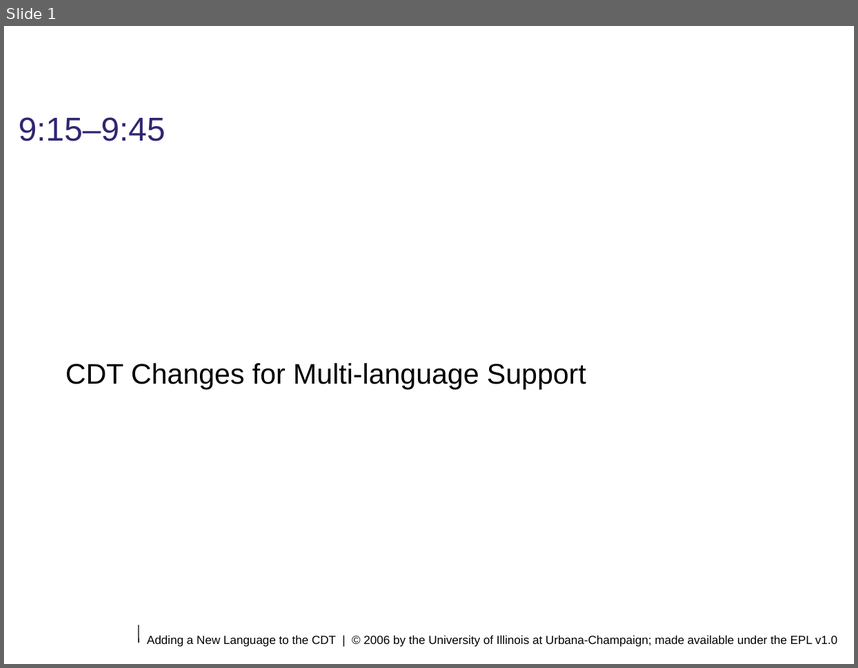
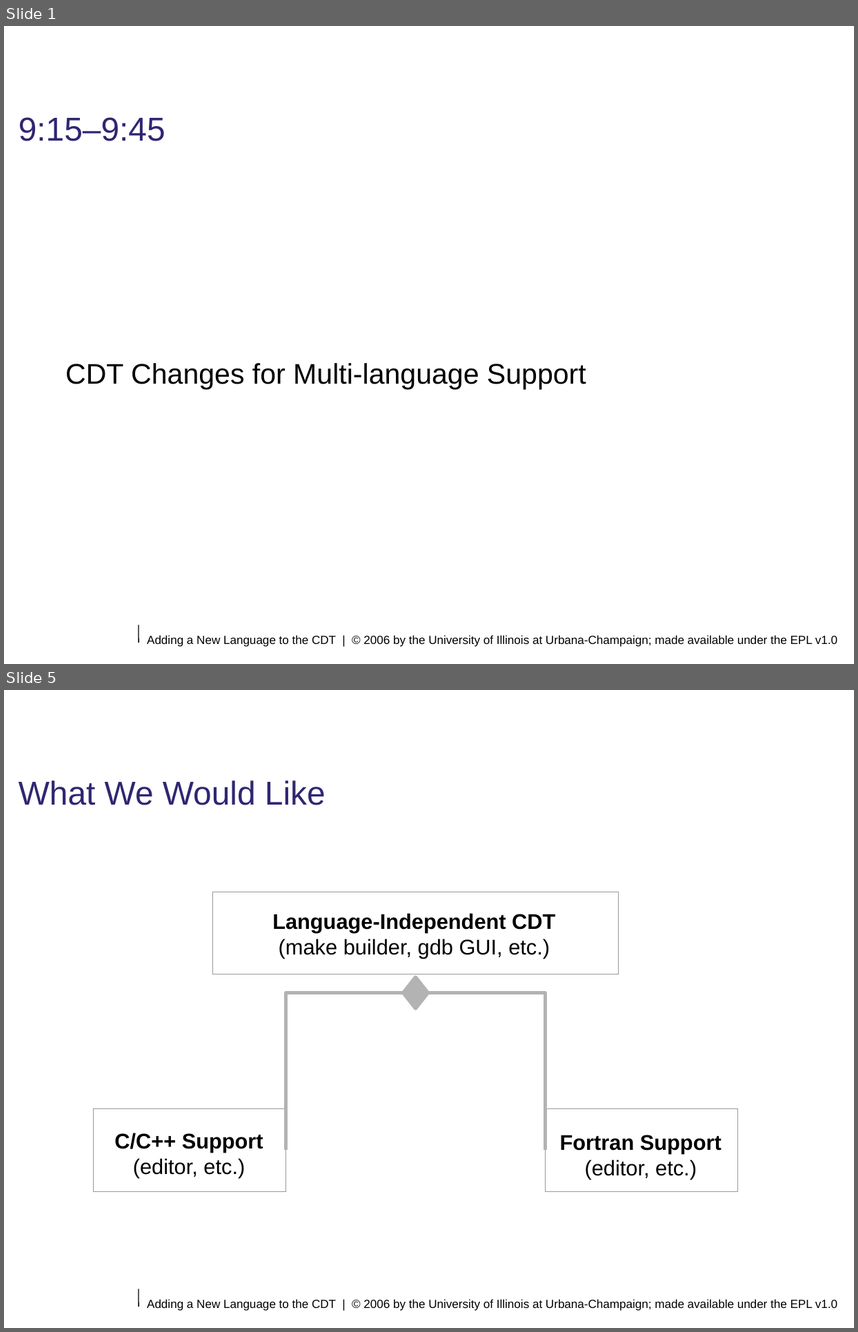
Before and after one commit to eclipse-ptp/ptp.photran, a slide deck: org.eclipse.photran-dev-docs/eclipsecon-2006/cdt-changes-for-multilanguage-support.odp. Shown one above the other, each under a label of ours: slide 1 before the commit, slides 1 and 5 after it; the slides between them are not shown. The pictures are 858x668 and 858x1332 pixels, drawn with LibreOffice and Linux fonts; fonts in the diff are those of the drawing; background and template pictures are left out. Boxes give left, top, right and bottom in pixels: in the first picture for what was removed or moved away, otherwise in the second. Text is boxed around its words. In the diff, an @@ line names an element or a change of style, - is before the commit and + after.

```diff
--- a/org.eclipse.photran-dev-docs/eclipsecon-2006/cdt-changes-for-multilanguage-support.odp
+++ b/org.eclipse.photran-dev-docs/eclipsecon-2006/cdt-changes-for-multilanguage-support.odp
@@ slide 5 added at (x1=4, y1=690, x2=854, y2=1328), background #FFFFFF; not listed: 2 template elements that a slide beside it also shows @@
@@ title added at (x1=18, y1=780, x2=326, y2=805), 28 pt, text #2F2672 @@
+What We Would Like
@@ rectangle added at (x1=213, y1=892, x2=619, y2=975), fill #FFFFFF at 50% opacity, outline #999999 0 pt @@
@@ text added at (x1=272, y1=913, x2=555, y2=958), 18 pt, text #000000 @@
+Language-Independent CDT
+(make builder, gdb GUI, etc.)
@@ freeform shape added at (x1=404, y1=977, x2=428, y2=1009), fill #B3B3B3, outline #B3B3B3 2.89 pt @@
@@ elbow line added from (404, 993) to (286, 1150), #B3B3B3 2.89 pt @@
@@ elbow line added from (428, 993) to (546, 1150), #B3B3B3 2.89 pt @@
@@ rectangle added at (x1=93, y1=1109, x2=286, y2=1192), fill #FFFFFF at 50% opacity, outline #999999 0 pt @@
@@ rectangle added at (x1=546, y1=1109, x2=737, y2=1192), fill #FFFFFF at 50% opacity, outline #999999 0 pt @@
@@ text added at (x1=114, y1=1132, x2=263, y2=1177), 18 pt, text #000000 @@
+C/C++ Support
+(editor, etc.)
@@ text added at (x1=560, y1=1134, x2=722, y2=1179), 18 pt, text #000000, bold @@
+Fortran Support
+(editor, etc.)
```
Also in this commit, not shown: 20 other slides added.
